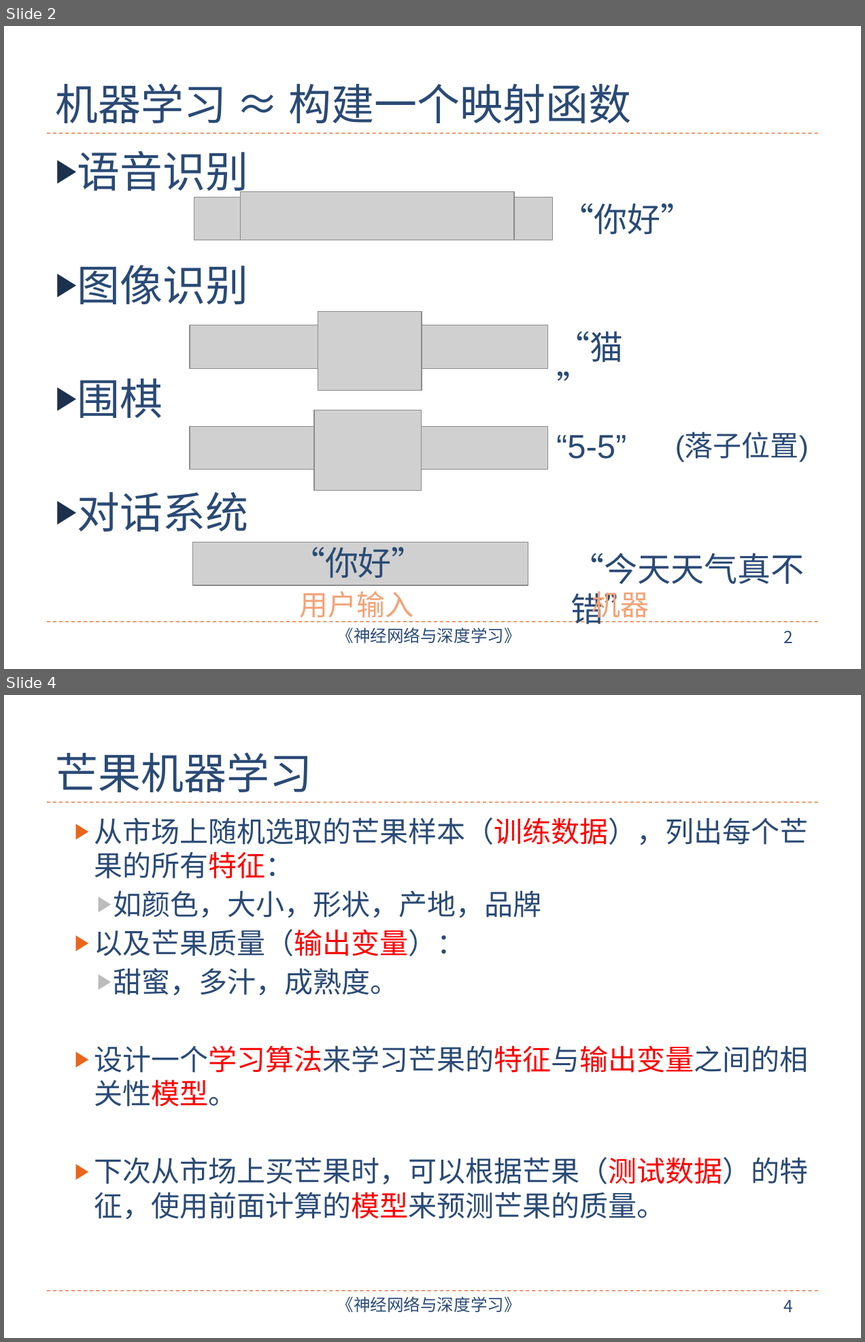
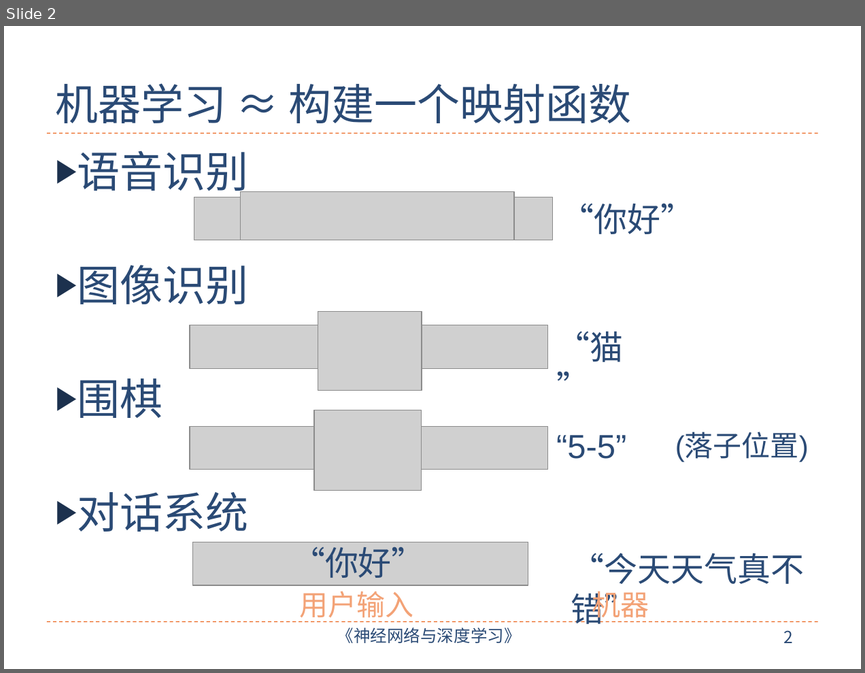
Before and after one commit to nndl/nndl.github.io, a slide deck: ppt/chap-机器学习概述.pptx. Shown one above the other, each under a label of ours: slides 2 and 4 before the commit, slide 2 after it; the slides between them are not shown. The pictures are 865x1342 and 865x673 pixels, drawn with LibreOffice and Linux fonts; fonts in the diff are those of the drawing; grey boxes stand for pictures. Boxes give left, top, right and bottom in pixels: in the first picture for what was removed or moved away, otherwise in the second. Text is boxed around its words. In the diff, an @@ line names an element or a change of style, - is before the commit and + after.

```diff
--- a/ppt/chap-机器学习概述.pptx
+++ b/ppt/chap-机器学习概述.pptx
@@ slide 4 removed at <box>4,695,861,1338</box>, background #FFFFFF; not listed: 4 template elements that a slide beside it also shows @@
@@ title removed at <box>56,752,313,792</box> @@
-芒果机器学习
@@ text removed at <box>94,817,808,1219</box> @@
-  ▶ 从市场上随机选取的芒果样本（训练数据），列出每个芒果的所有特征：
-    ▶ 如颜色，大小，形状，产地，品牌
-  ▶ 以及芒果质量（输出变量）：
-    ▶ 甜蜜，多汁，成熟度。
-  ▶ 设计一个学习算法来学习芒果的特征与输出变量之间的相关性模型。
-  ▶ 下次从市场上买芒果时，可以根据芒果（测试数据）的特征，使用前面计算的模型来预测芒果的质量。
```
Also in this commit, not shown: 11 slides changed, 14 slides added, 4 other slides removed, 5 other files.
